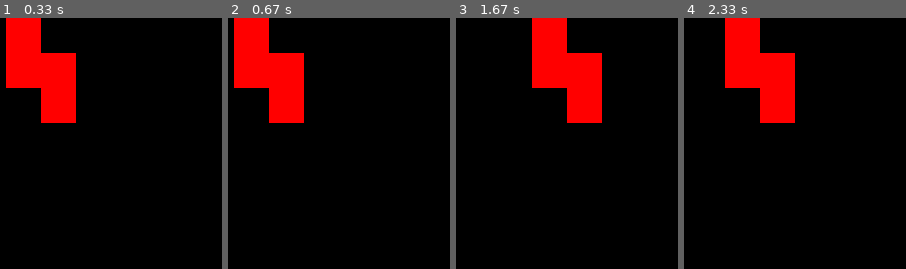
Above: before the commit, frames 1-4 (left to right).
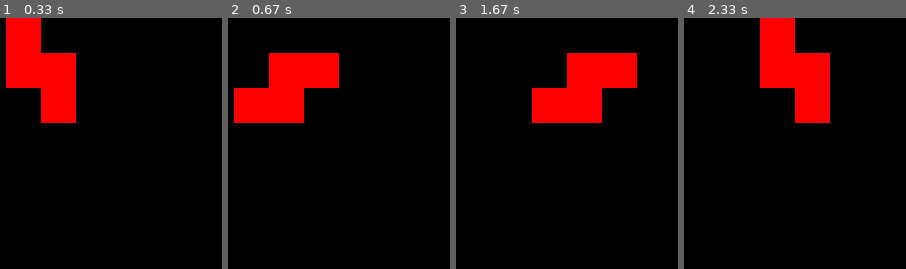
Above: after the commit, the same moments.

Repository: Andreas-Svensson/python
Game: pygame game, started from Explorations/Tetris/learning_pygame.py
Same seed, same stepped clock (60 frames per second), same inputs: the game is played once before the commit and once after it.
Inputs:
- Up to frame 1 (0.33 s): no input
- Up to frame 2 (0.67 s): tap X at 0.33 s
- Up to frame 3 (1.67 s): hold Right 0.67-1.13 s; tap X at 0.73, 1.03, 1.23, 1.57 s; tap Z at 0.82 s; hold Up 1.17-1.47 s; hold Right from 1.5 s (still down)
- Up to frame 4 (2.33 s): tap X at 1.87, 2.07 s; release Right at 1.97 s; hold Left from 2 s (still down); tap Z at 2.15 s

Frame 1 is identical in both runs. In frame 2, 8.8% of the frame differs, in the area x 2-50%, y 0-42%; in frame 3, 8.8%; in frame 4, 13%, in the area x 18-66%, y 0-42%.

Commit message:
rotation of tetrominoes

Diff:
--- a/Explorations/Tetris/learning_pygame.py
+++ b/Explorations/Tetris/learning_pygame.py
@@ -46,20 +46,24 @@
         if event.type == pygame.KEYDOWN:
             if event.key == pygame.K_LEFT and x_pos - move_distance >= 0:
                 x_pos -= move_distance
+                # shape.move(move_distance)
 
             if event.key == pygame.K_RIGHT and x_pos + move_distance < width:
                 x_pos += move_distance
 
-            if event.key == pygame.K_UP and y_pos - move_distance >= 0:
-                y_pos -= move_distance
-
             if event.key == pygame.K_DOWN and y_pos + move_distance < height:
                 y_pos += move_distance
+
+            # ----- Rotation -----
+            if event.key == pygame.K_UP or event.key == pygame.K_x:
+                tetromino.rotate_clockwise()
+
+            if event.key == pygame.K_z:
+                tetromino.rotate_counter_clockwise()
 
     # ----- overwrite old screen with black, draw new screen, and show (flip) it -----
     screen.fill(black)
 
-    #screen.blit(screen, pygame.draw.rect(screen, gray, square)) # NOTE: Drawing test rect on screen
     x, y = np.where(tetromino.shape == 1)
     for a, b in zip(x, y):
         pygame.draw.rect(screen, tetromino.color, (x_pos + (a * move_distance), y_pos + (b * move_distance), shape_width, shape_height))
